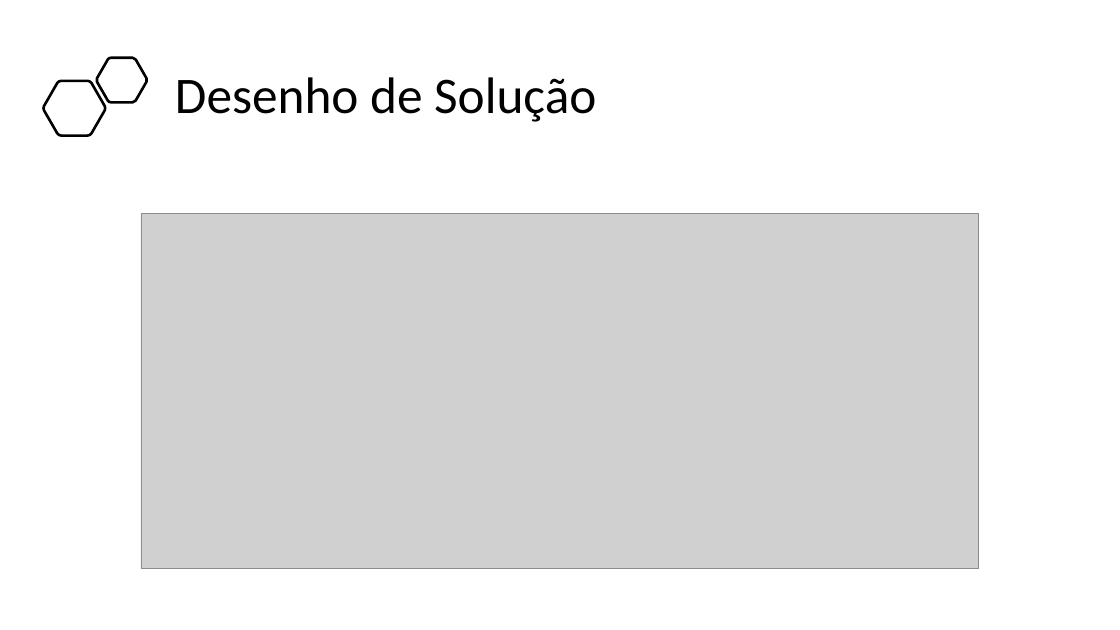
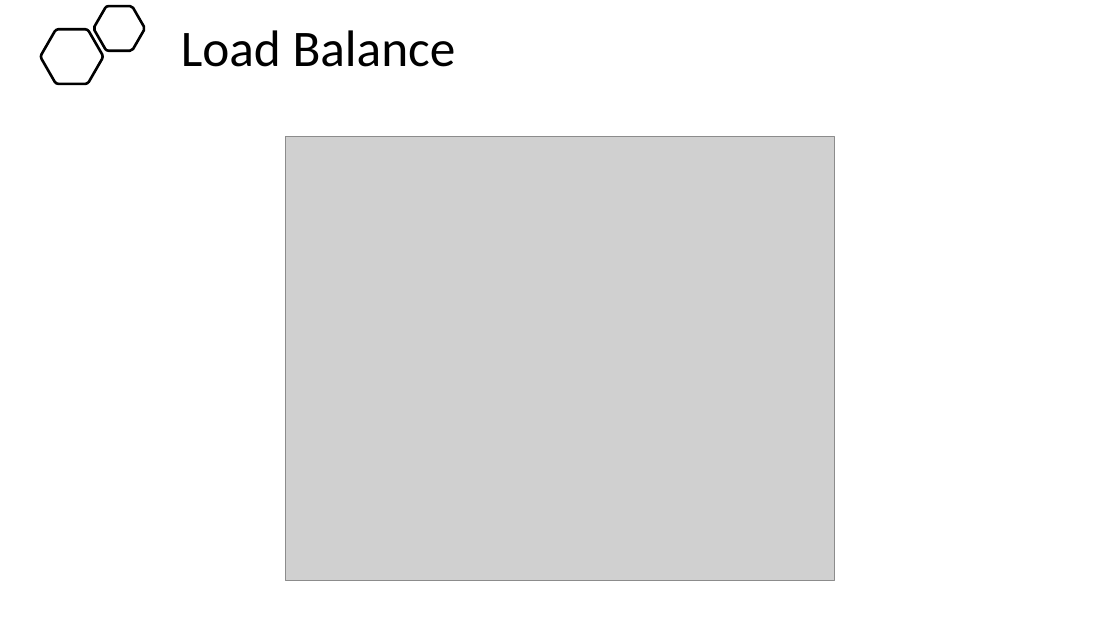
Before and after one commit to BandTec/project-hunter, a slide deck: slide 14 of Documentação/Apresentação - Sprint 1 - 4 sem.pptx (slide 13 before the commit). Drawn at 1120x630 pixels with LibreOffice and Linux fonts; fonts in the diff are those of the drawing; grey boxes stand for pictures. Boxes give left, top, right and bottom in pixels: in the first picture for what was removed or moved away, otherwise in the second. Text is boxed around its words. In the diff, an @@ line names an element or a change of style, - is before the commit and + after.

```diff
--- a/Documentação/Apresentação - Sprint 1 - 4 sem.pptx
+++ b/Documentação/Apresentação - Sprint 1 - 4 sem.pptx
@@ freeform shape: place and size @@
-freeform shape at box(44, 81, 106, 135)
+freeform shape at box(41, 29, 103, 84)
@@ freeform shape: place and size @@
-freeform shape at box(97, 58, 147, 103)
+freeform shape at box(94, 6, 145, 50)
@@ title added at box(181, 30, 456, 67), 44 pt, text #000000 @@
+Load Balance
@@ title removed at box(175, 77, 596, 122) @@
-Desenho de Solução
@@ text added at box(214, 136, 322, 149), 16 pt, text #FFFFFF @@
+Proto-persona
@@ picture: place and size @@
-picture at box(141, 213, 980, 569)
+picture at box(286, 137, 835, 581)
@@ text added at box(362, 128, 446, 137), 16 pt, text #FFFFFF @@
+StoryBoard
@@ text added at box(494, 128, 572, 137), 16 pt, text #FFFFFF @@
+Requisitos
@@ text added at box(620, 128, 668, 137), 16 pt, text #FFFFFF @@
+BPMN
@@ text added at box(717, 128, 871, 149), 16 pt, text #FFFFFF @@
+Planilha de Software
```
Also in this commit, not shown: 2 other slides changed, 1 slide added, 1 slide removed, 2 other files.
